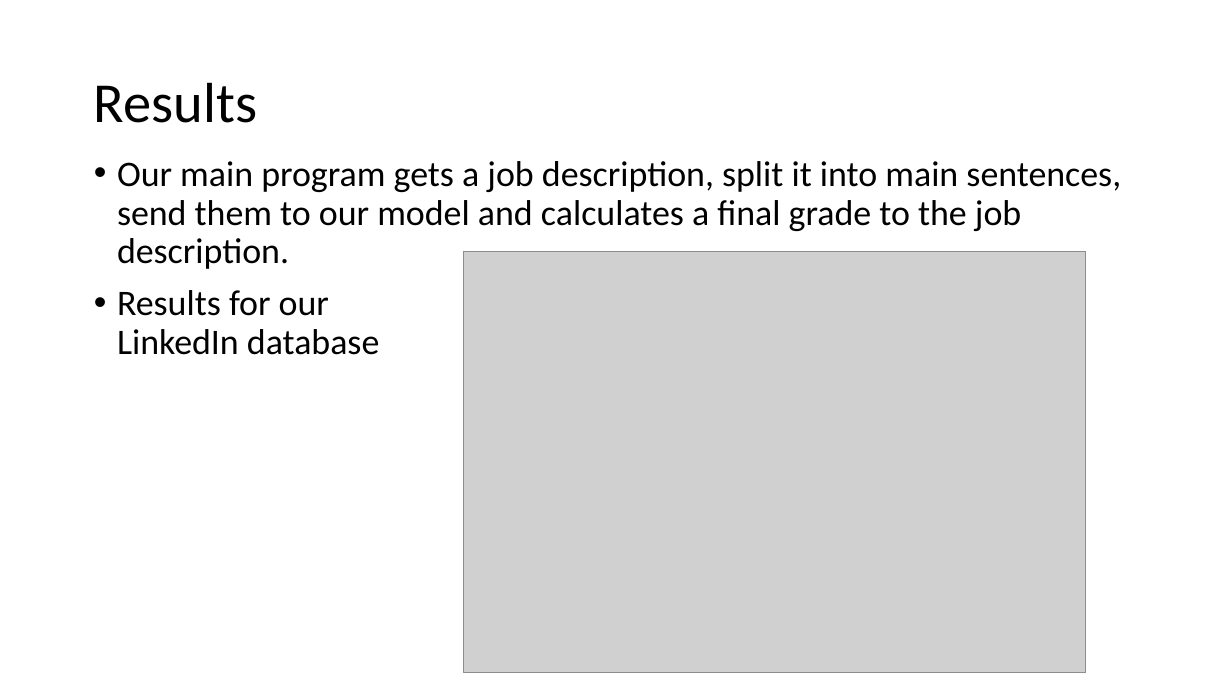
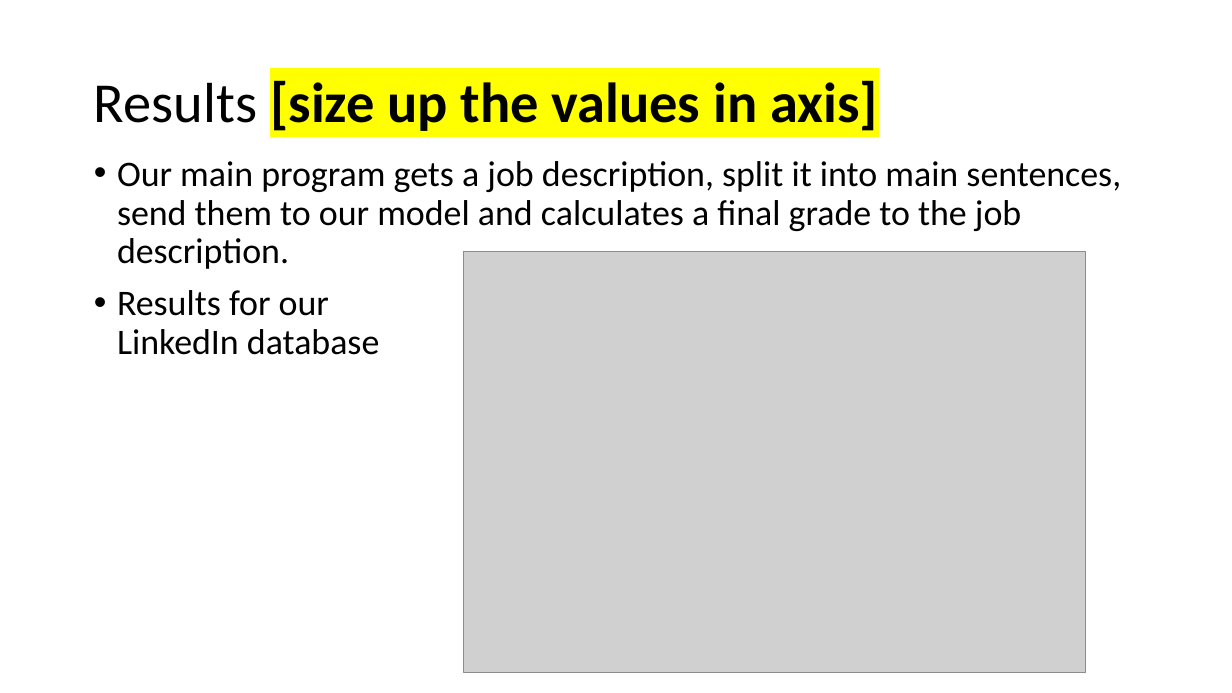
Before and after one commit to lironcohen8/Gender_Bias_in_Job_Descriptions, a slide deck: slide 12 of final presentation/Final presentation Team 5.pptx (slide 10 before the commit). Drawn at 1232x693 pixels with LibreOffice and Linux fonts; fonts in the diff are those of the drawing; grey boxes stand for pictures; background and template pictures are left out. Boxes give left, top, right and bottom in pixels: in the first picture for what was removed or moved away, otherwise in the second. Text is boxed around its words. In the diff, an @@ line names an element or a change of style, - is before the commit and + after.

```diff
--- a/final presentation/Final presentation Team 5.pptx
+++ b/final presentation/Final presentation Team 5.pptx
@@ title at <box>94,80,878,131</box>: text changed; bold on @@
-Results
+Results [size up the values in axis]
```
Also in this commit, not shown: 1 other slide changed, 2 slides added.
